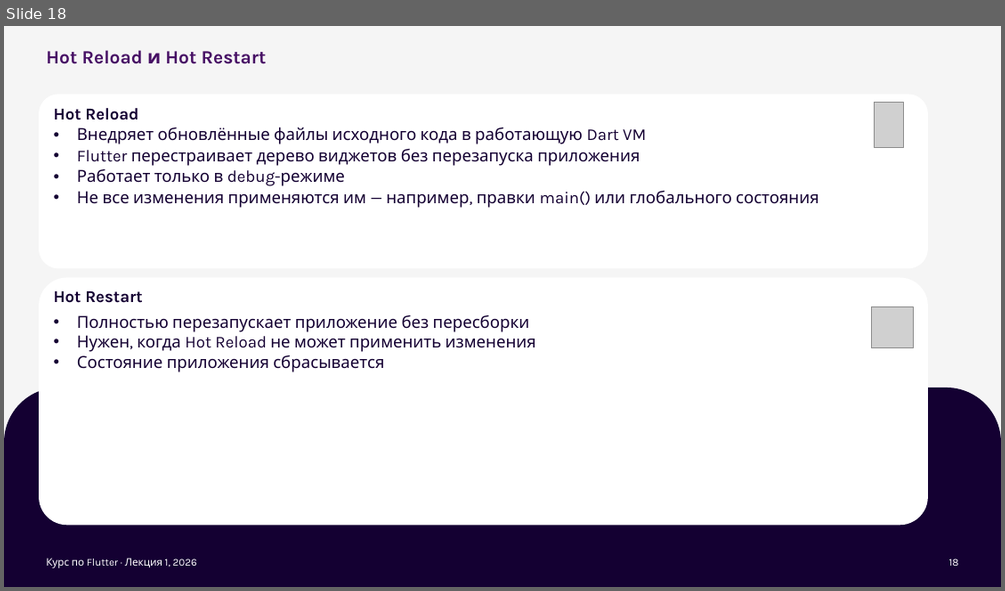
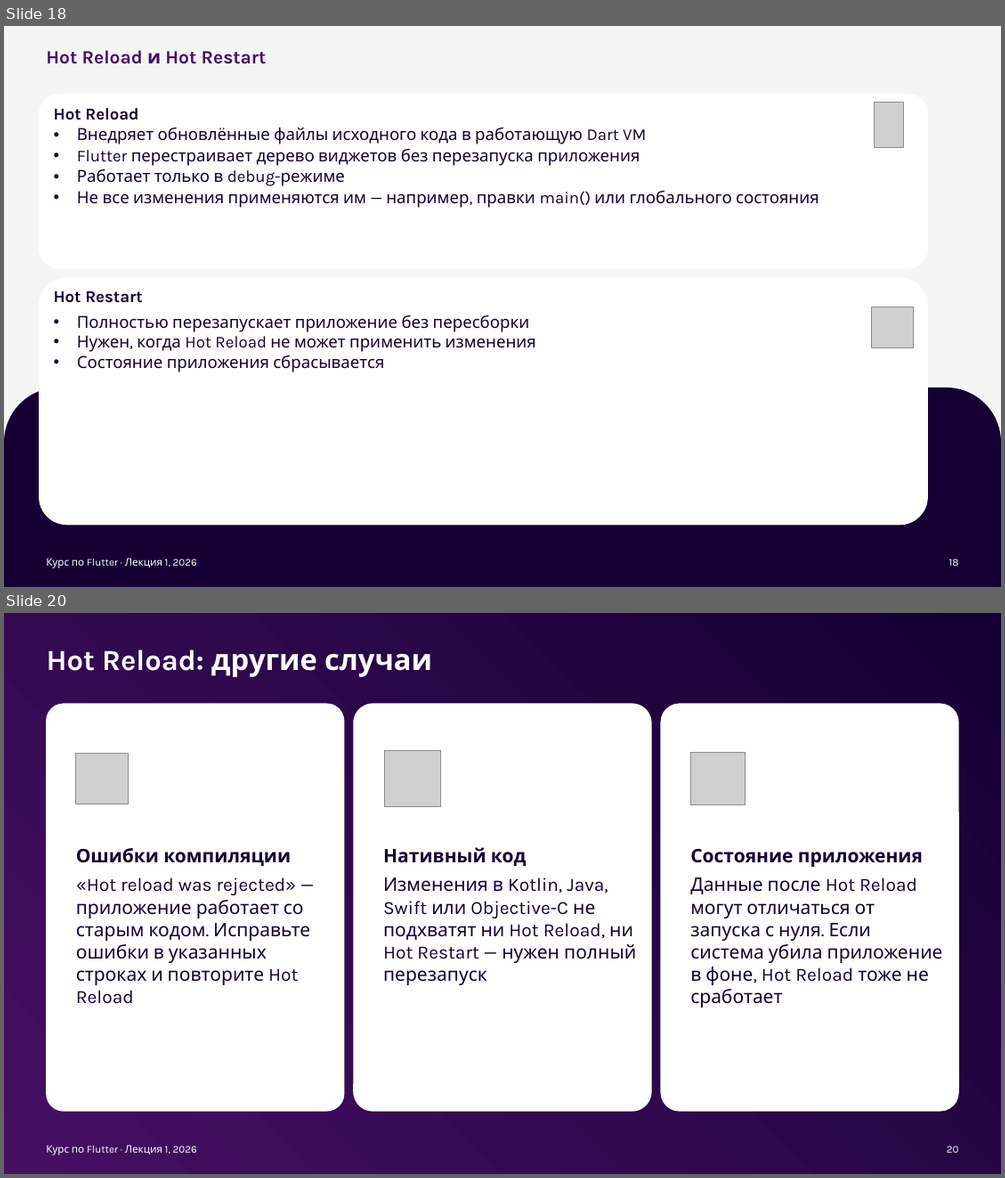
Before and after one commit to xander9112/university_flutter_course, a slide deck: Лекция 1 - Введение, настройка среды/Лекция 1 - Введение, настройка среды.pptx. Shown one above the other, each under a label of ours: slide 18 before the commit, slides 18 and 20 after it; the slides between them are not shown. The pictures are 1005x591 and 1005x1178 pixels, drawn with LibreOffice and Linux fonts; fonts in the diff are those of the drawing; grey boxes stand for pictures; background and template pictures are left out. Boxes give left, top, right and bottom in pixels: in the first picture for what was removed or moved away, otherwise in the second. Text is boxed around its words. In the diff, an @@ line names an element or a change of style, - is before the commit and + after.

```diff
--- a/Лекция 1 - Введение, настройка среды/Лекция 1 - Введение, настройка среды.pptx
+++ b/Лекция 1 - Введение, настройка среды/Лекция 1 - Введение, настройка среды.pptx
@@ slide 20 added at [4, 613, 1001, 1174], background picture (left out) @@
@@ rectangle added at [4, 613, 1001, 1174], fill gradient #140032 to #460F64 @@
@@ title added at [47, 649, 432, 677], 28 pt, text #FFFFFF, bold @@
+Hot Reload: другие случаи
@@ rounded rectangle added at [46, 704, 344, 1111], fill #FFFFFF @@
@@ rounded rectangle added at [353, 704, 652, 1111], fill #FFFFFF @@
@@ rounded rectangle added at [661, 704, 959, 1111], fill #FFFFFF @@
@@ picture added at [76, 753, 129, 803] @@
@@ picture added at [385, 751, 441, 807] @@
@@ picture added at [691, 752, 745, 804] @@
@@ text added at [76, 848, 310, 1004], 18 pt, text #140032 @@
+Ошибки компиляции
+«Hot reload was rejected» — приложение работает со старым кодом. Исправьте ошибки в указанных строках и повторите Hot Reload
@@ text added at [383, 847, 636, 985], 18 pt, text #140032 @@
+Нативный код
+Изменения в Kotlin, Java, Swift или Objective-C не подхватят ни Hot Reload, ни Hot Restart — нужен полный перезапуск
@@ text added at [690, 848, 943, 1007], 18 pt, text #140032 @@
+Состояние приложения
+Данные после Hot Reload могут отличаться от запуска с нуля. Если система убила приложение в фоне, Hot Reload тоже не сработает
@@ text added at [46, 1144, 197, 1155], 10 pt, text #FFFFFF @@
+Курс по Flutter · Лекция 1, 2026
@@ page number added at [947, 1145, 959, 1152], 10 pt, text #FFFFFF @@
+20
```
Also in this commit, not shown: 1 slide changed, 2 other slides added, 1 other file.
